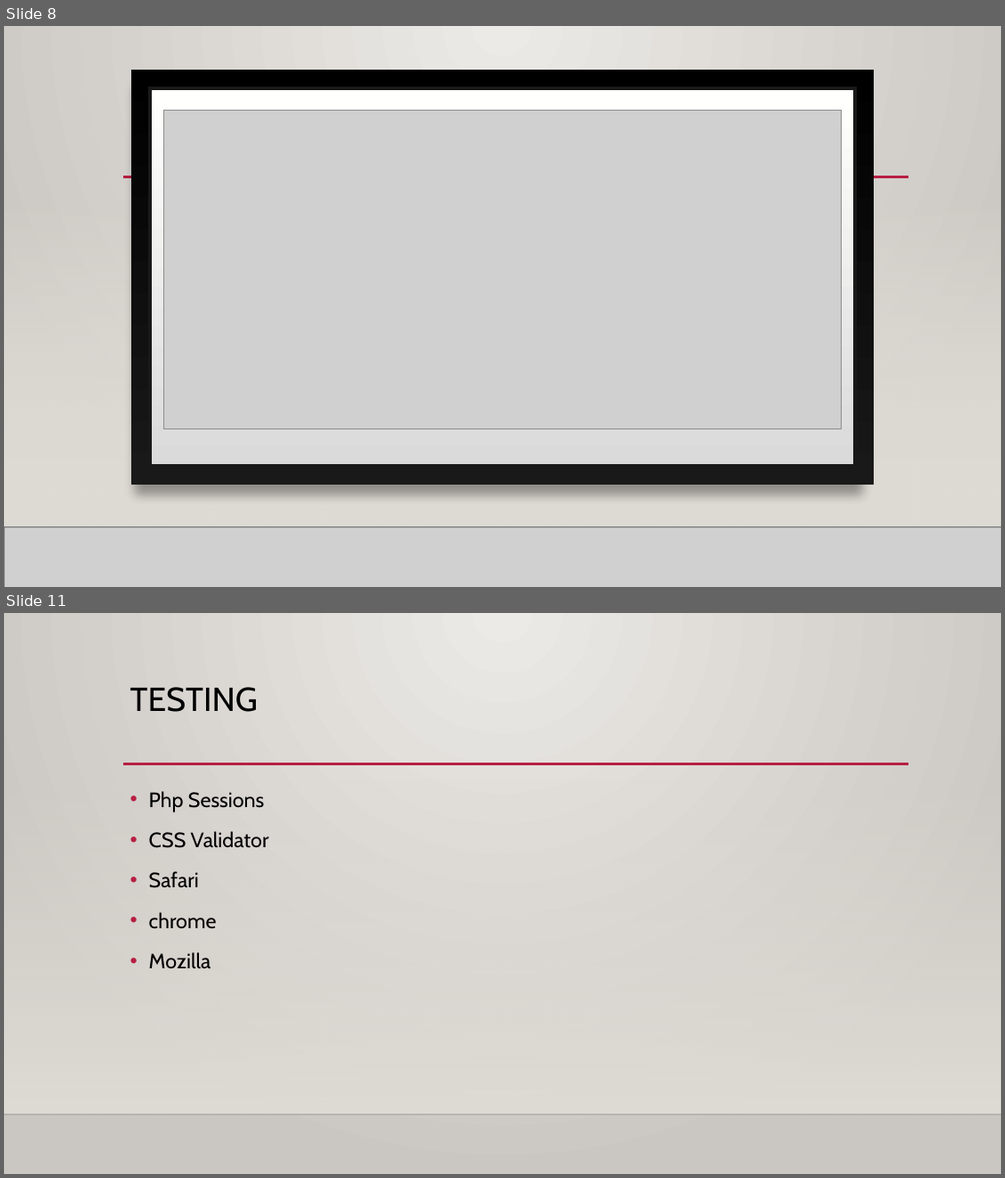
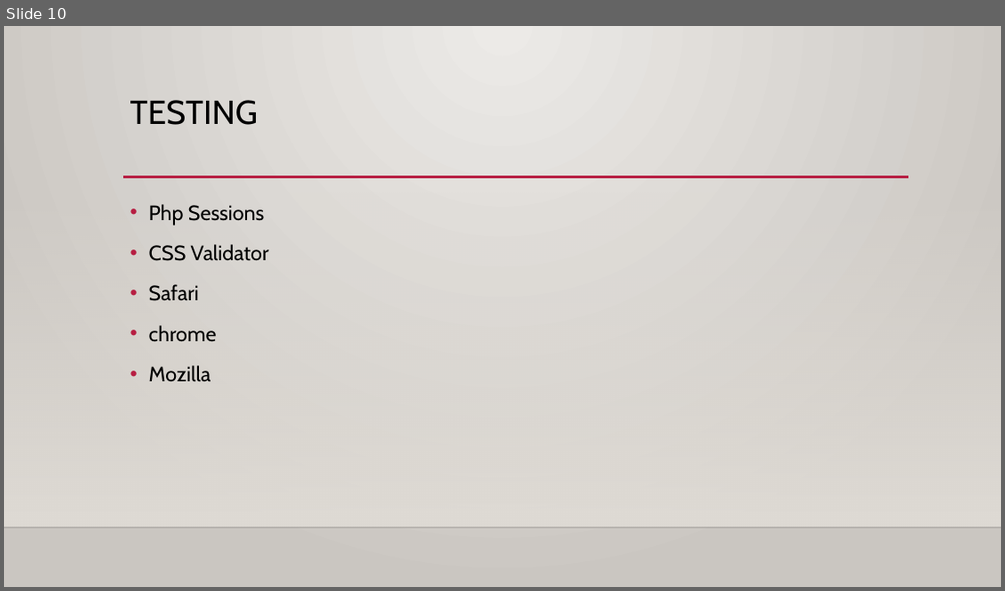
Before and after one commit to sumanthreddy29/WebProgramming, a slide deck: Project-2/project_2_ppt.pptx. Shown one above the other, each under a label of ours: slides 8 and 11 before the commit, slide 10 after it; the slides between them are not shown. The pictures are 1005x1178 and 1005x591 pixels, drawn with LibreOffice and Linux fonts; fonts in the diff are those of the drawing; grey boxes stand for pictures; background and template pictures are left out. Boxes give left, top, right and bottom in pixels: in the first picture for what was removed or moved away, otherwise in the second. Text is boxed around its words. In the diff, an @@ line names an element or a change of style, - is before the commit and + after.

```diff
--- a/Project-2/project_2_ppt.pptx
+++ b/Project-2/project_2_ppt.pptx
@@ slide 8 removed at [4, 26, 1001, 587], background gradient #ECEAE7 to #CAC7C1; not listed: 3 template elements that a slide beside it also shows @@
@@ rectangle removed at [131, 70, 874, 484] @@
@@ rectangle removed at [150, 88, 855, 466] @@
@@ picture removed at [164, 110, 841, 429] @@
@@ rectangle removed at [4, 192, 1001, 527] @@
@@ picture removed at [4, 527, 1001, 587] @@
@@ line removed from (4, 527) to (1001, 527) @@
@@ what was slide 11 is now slide 10 @@
```
Also in this commit, not shown: 2 slides changed, 5 slides added, 5 other slides removed.
